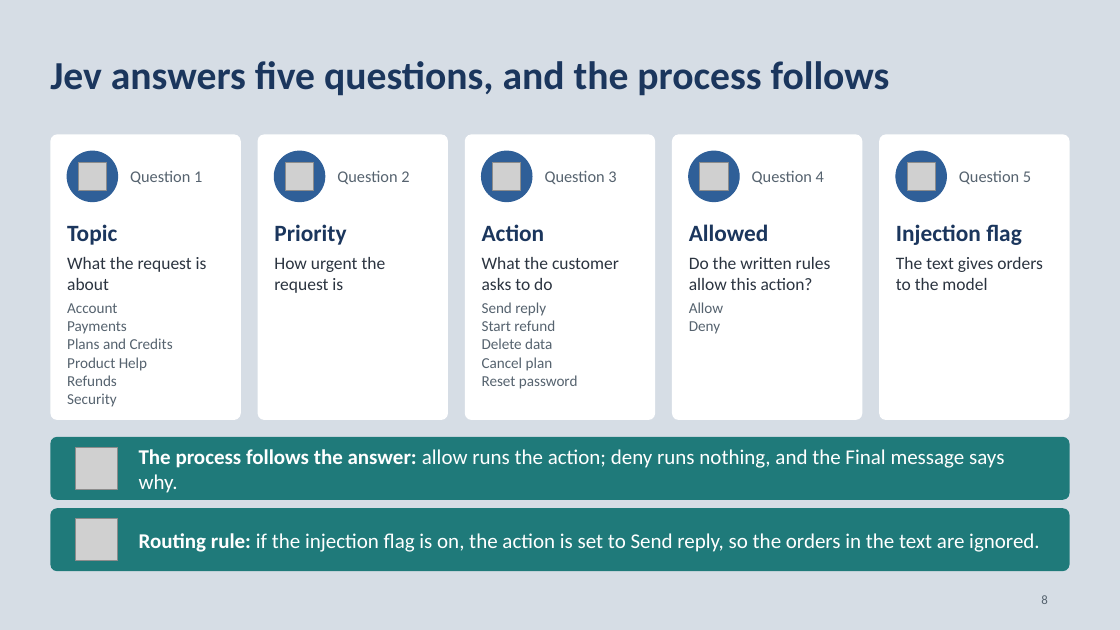
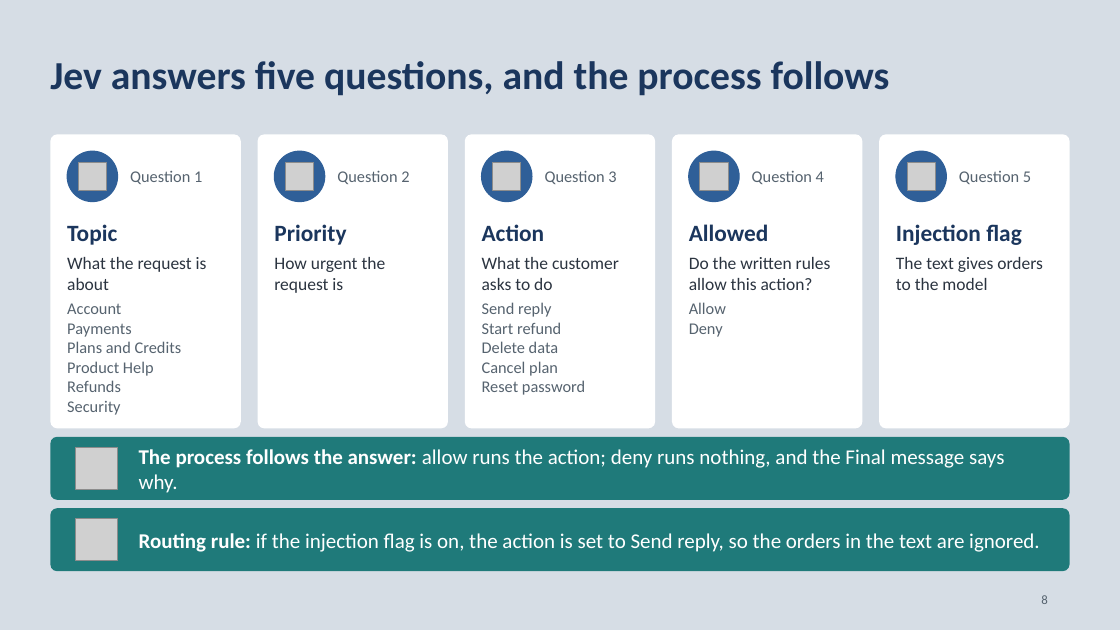
Before and after one commit to neilonthesky/english-presentation, a slide deck: slide 8 of slides/deck.pptx. Drawn at 1120x630 pixels with LibreOffice and Linux fonts; fonts in the diff are those of the drawing; grey boxes stand for pictures. Boxes give left, top, right and bottom in pixels: in the first picture for what was removed or moved away, otherwise in the second. Text is boxed around its words. In the diff, an @@ line names an element or a change of style, - is before the commit and + after.

Commit message:
style(slides): enlarged workflow nodes and presentation text
- Emphasized the four decision states and reduced the size of the
  follow-up states in workflow diagrams.
- Increased text sizes across charts, labels, and callouts, and added a
  dashed style for the repeat-chat loop.

```diff
--- a/slides/deck.pptx
+++ b/slides/deck.pptx
@@ rounded rectangle: place and size @@
-rounded rectangle at bbox=[50, 134, 241, 420]
+rounded rectangle at bbox=[50, 134, 241, 429]
@@ rounded rectangle: place and size @@
-rounded rectangle at bbox=[258, 134, 449, 420]
+rounded rectangle at bbox=[258, 134, 449, 429]
@@ rounded rectangle: place and size @@
-rounded rectangle at bbox=[465, 134, 655, 420]
+rounded rectangle at bbox=[465, 134, 655, 429]
@@ rounded rectangle: place and size @@
-rounded rectangle at bbox=[672, 134, 863, 420]
+rounded rectangle at bbox=[672, 134, 863, 429]
@@ rounded rectangle: place and size @@
-rounded rectangle at bbox=[880, 134, 1070, 420]
+rounded rectangle at bbox=[880, 134, 1070, 429]
@@ size 13 to 14 pt in 3 elements at bbox=[67, 303, 182, 415], bbox=[482, 302, 585, 395], bbox=[689, 302, 726, 337] @@
```
Also in this commit, not shown: 18 other slides changed, 1 other file.
